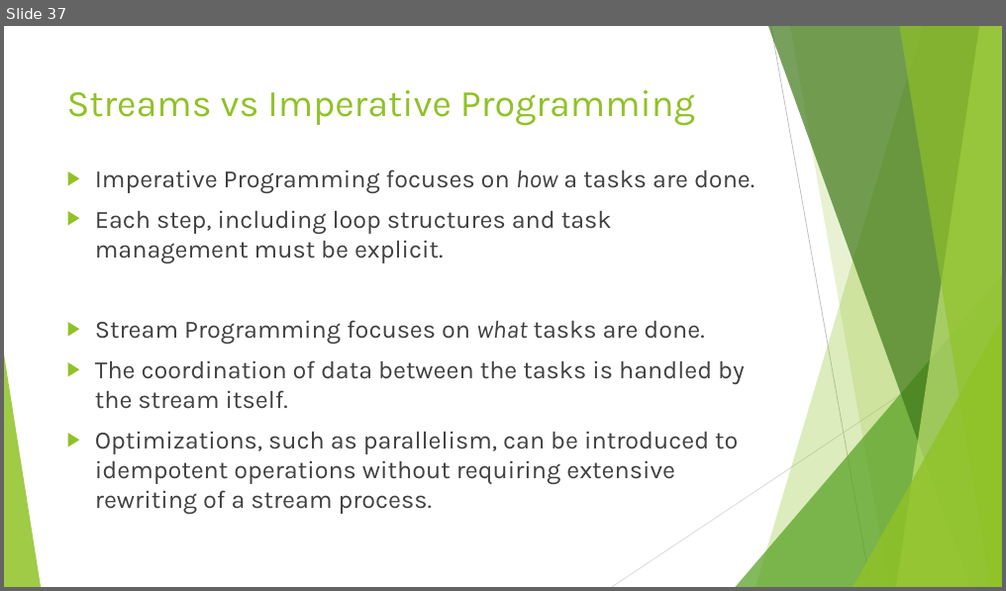
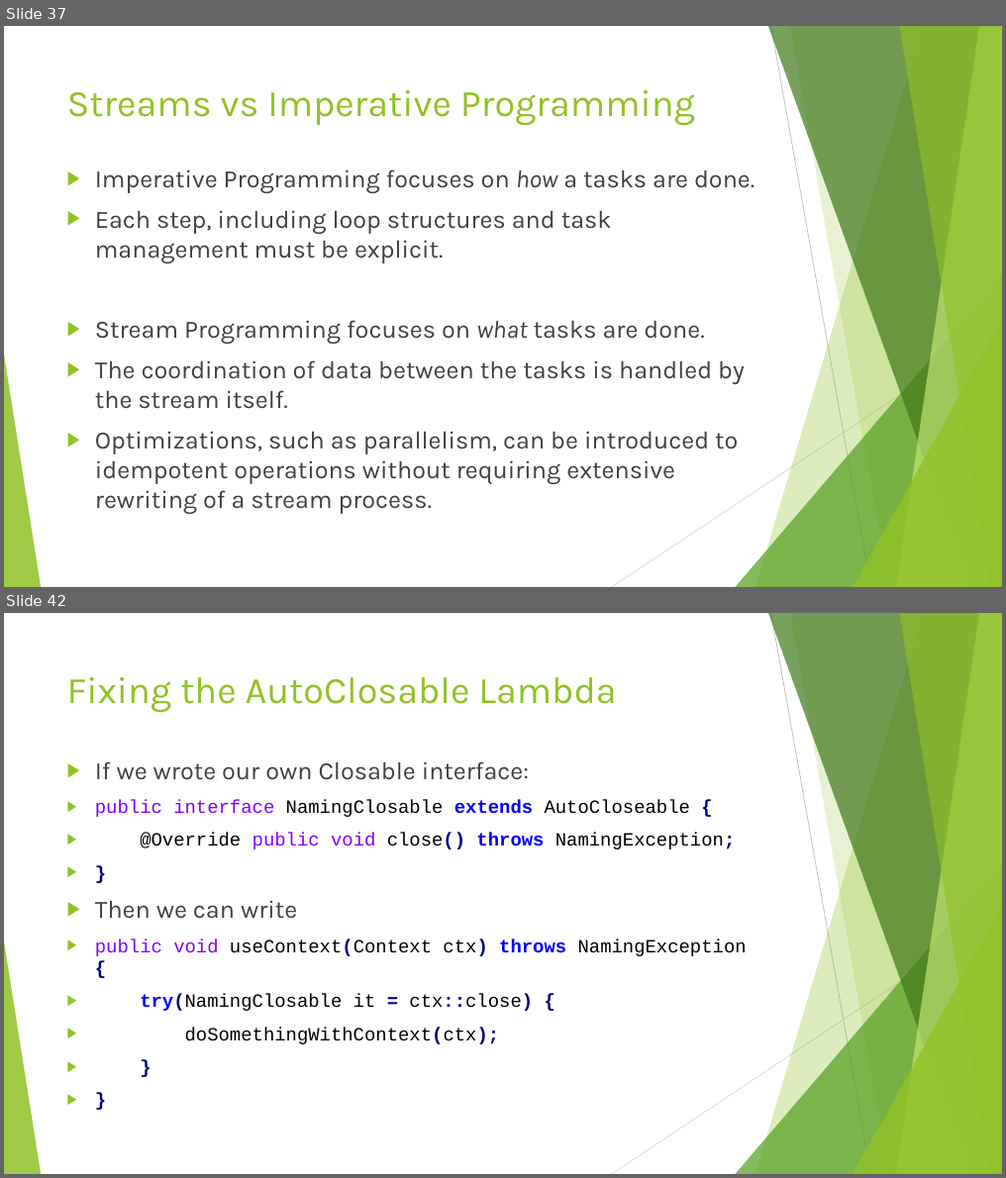
Before and after one commit to RichardRoda/2017-CodePaLOUsa-Lambda, a slide deck: Learning to Love the Lambda in the Stream.pptx. Shown one above the other, each under a label of ours: slide 37 before the commit, slides 37 and 42 after it; the slides between them are not shown. The pictures are 1006x591 and 1006x1178 pixels, drawn with LibreOffice and Linux fonts; fonts in the diff are those of the drawing. Boxes give left, top, right and bottom in pixels: in the first picture for what was removed or moved away, otherwise in the second. Text is boxed around its words. In the diff, an @@ line names an element or a change of style, - is before the commit and + after.

Commit message:
Remove section about unit testing.  Add section about AutoCloseable as lambda and the CloseIt library.

```diff
--- a/Learning to Love the Lambda in the Stream.pptx
+++ b/Learning to Love the Lambda in the Stream.pptx
@@ slide 42 added at (x1=4, y1=613, x2=1002, y2=1174), background #FFFFFF; not listed: 10 template elements that a slide beside it also shows @@
@@ title added at (x1=67, y1=677, x2=616, y2=713), 36 pt, text #90C226 @@
+Fixing the AutoClosable Lambda
@@ text added at (x1=95, y1=761, x2=746, y2=1045), 18 pt, text #000000 @@
+▶ If we wrote our own Closable interface:
+▶ public interface NamingClosable extends AutoCloseable {
+▶ @Override public void close() throws NamingException;
+▶ }
+▶ Then we can write
+▶ public void useContext(Context ctx) throws NamingException {
+▶ try(NamingClosable it = ctx::close) {
+▶ doSomethingWithContext(ctx);
+▶ }
+▶ }
```
Also in this commit, not shown: 2 slides changed, 8 other slides added, 4 slides removed, 1 other file.
